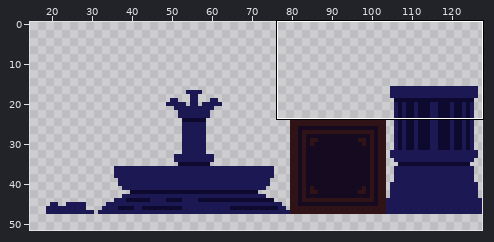
Pixel-art file: assets/sprites/environment/src/midground_tilemap.aseprite. Above, an overview of the earlier version with the close-up marked.
Close-up. As it was:
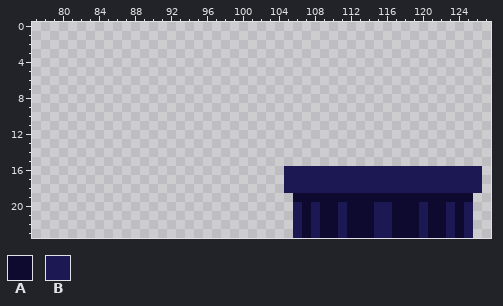
128x256 pixels, 1 frame. Shown: x 77..127, y 0..23. The wide view leaves out empty margins.
Palette (. is transparent): A #0e092f  B #1b1853
Pixels before, first column x 105:
16 BBBBBBBBBBBBBBBBBBBBBB
17 BBBBBBBBBBBBBBBBBBBBBB
18 BBBBBBBBBBBBBBBBBBBBBB
19 .AAAAAAAAAAAAAAAAAAAA.
20 .BABAABAAABBAAABAABAB.
21 .BABAABAAABBAAABAABAB.
22 .BABAABAAABBAAABAABAB.
23 .BABAABAAABBAAABAABAB.
After:
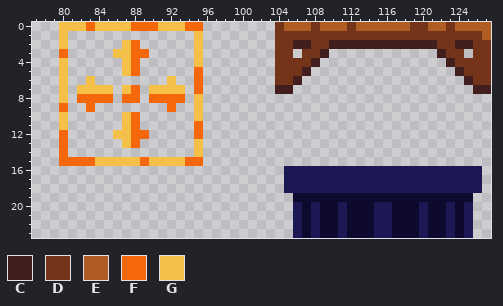
Colours new in this view: C #431e1e  D #74341a  E #af5d23  F #f4680b  G #f4c047
The edit:
Changed rows in their new state; - is an unchanged pixel.
first column x 80:
 0 GGGFGGGGFFFGGGFF--------DEEEDEEEDEEEEEEDDEEDEEEE
 1 G--------------G--------DDDDDDDDDDDDDDDDDDDDDDDE
 2 G------GF------G--------DDCCDDCCCCCCCCCCCCDDCCDD
 3 F-----GGFF-----G--------DD-DDC------------CDD-DD
 4 G------GF------G--------DDDDC--------------CDDDD
 5 G------GF------F--------DDDC----------------CDDD
 6 G--G--------G--F--------DDC------------------CDD
 7 G-GGGG-GF-GGGG-F--------CC--------------------CC
 8 G-FFFF-FF-FFFF-G--------------------------------
 9 F--F--------F--G--------------------------------
10 G------GF------G--------------------------------
11 G------GF------F--------------------------------
12 F-----GGFF-----F--------------------------------
13 F------GF------G--------------------------------
14 F--------------G--------------------------------
15 FFFFGGGGGFGGGGFF--------------------------------
